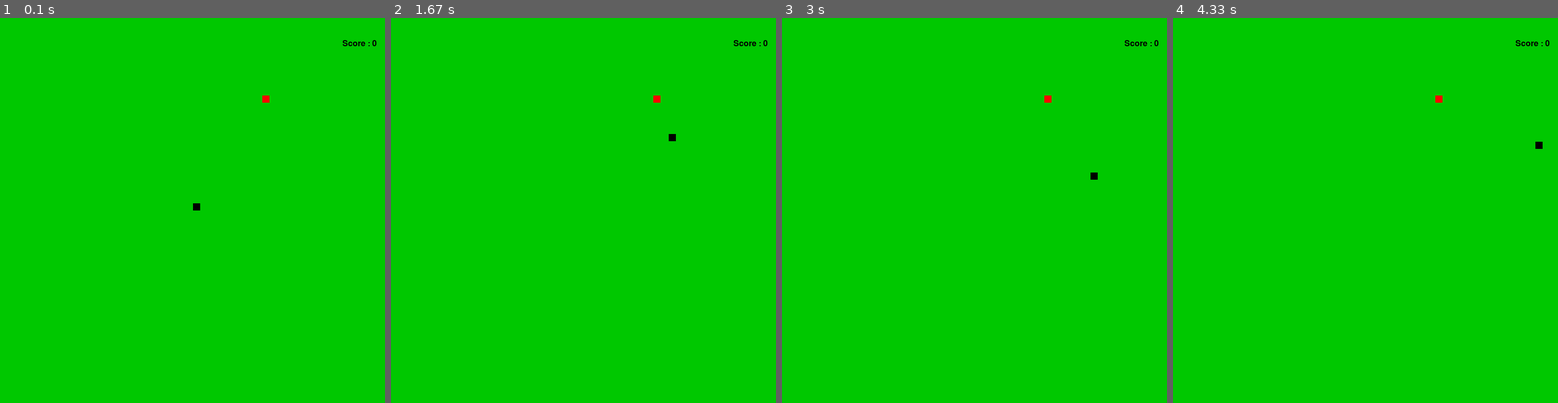
Above: before the commit, frames 1-4 (left to right).
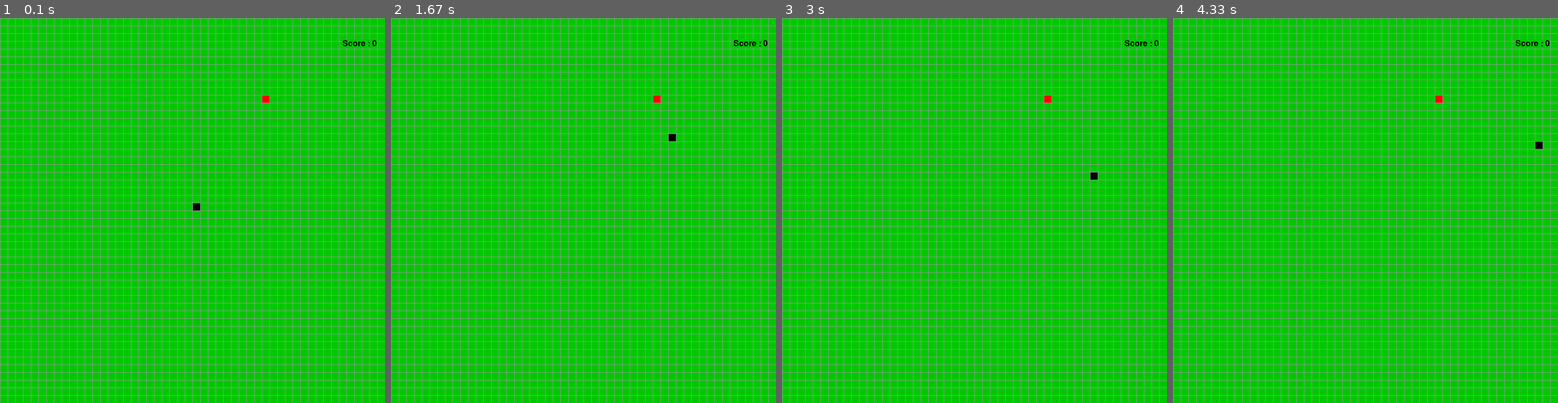
Above: after the commit, the same moments.

Repository: chenxk619/test
Game: pygame game, started from snake.py
The game is run twice, just before and just after one commit, with the same random seed, the same clock (stepped at 60 frames per second) and the same inputs.
Inputs:
- Up to frame 1 (0.1 s): no input
- Up to frame 2 (1.67 s): hold Right 0.33-0.8 s; hold Up 0.83-1.13 s; hold Right 1.17-1.63 s
- Up to frame 3 (3 s): hold Down 2.23-2.53 s; hold Left 2.57-2.97 s
- Up to frame 4 (4.33 s): hold Up 3-3.37 s; hold Right 3.4-4.03 s; hold Down from 4.07 s (still down)

The runs differ from the first frame. In frame 1, 13% of the frame differs, in the area x 0-100%, y 0-100%; in frame 2, 13%; in frame 3, 13%; in frame 4, 13%.

Commit message:
Update snake.py

Diff:
--- a/snake.py
+++ b/snake.py
@@ -40,11 +40,12 @@
 
 def board_update(screen, grid, multiplier, snake, apple, text, textRect):
 	screen.fill((0,200,0))
-	# for i in range(0, grid * multiplier + 1, multiplier):
-	# 	# Draw horizontal lines
-	# 	pygame.draw.line(screen, (200, 200, 200), (i, 0), (i, grid * multiplier))
-	# 	# Draw vertical lines
-	# 	pygame.draw.line(screen, (200, 200, 200), (0, i), (grid * multiplier, i))
+	colour = 150
+	for i in range(0, grid * multiplier + 1, multiplier):
+		# Draw horizontal lines
+		pygame.draw.line(screen, (colour, colour, colour), (i, 0), (i, grid * multiplier))
+		# Draw vertical lines
+		pygame.draw.line(screen, (colour, colour, colour), (0, i), (grid * multiplier, i))
 
 	#draw the apple
 	pygame.draw.rect(screen, (255, 0, 0),(apple[0] * multiplier + 1, apple[1] * multiplier + 1, multiplier - 1, multiplier - 1))
